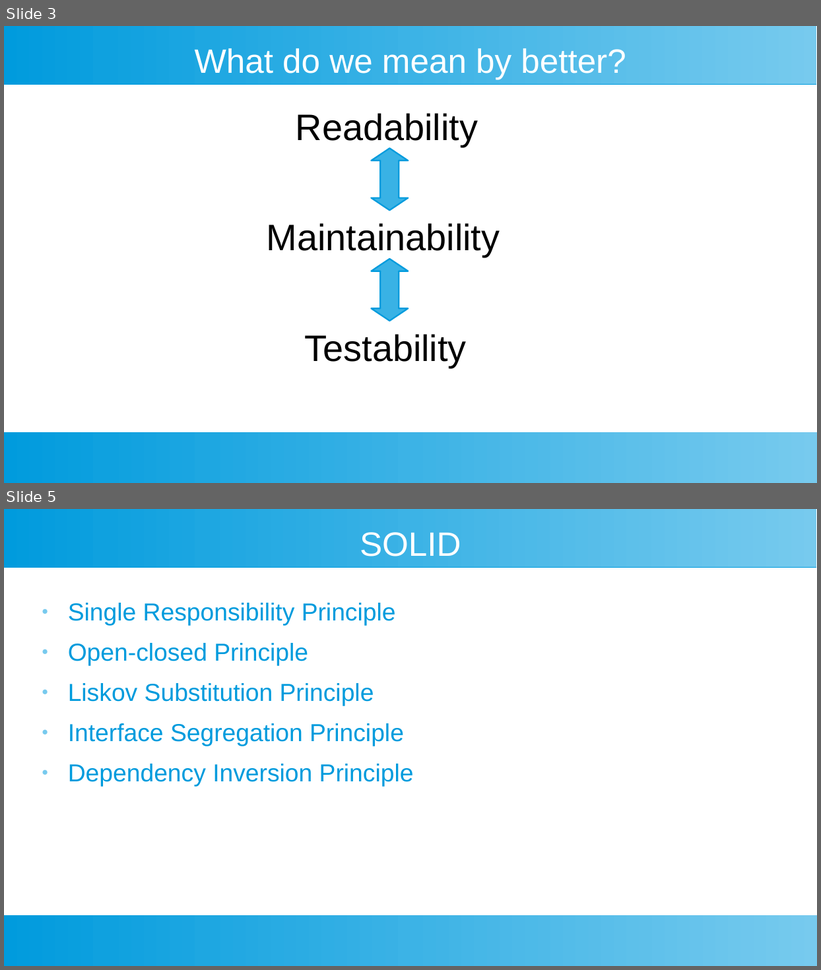
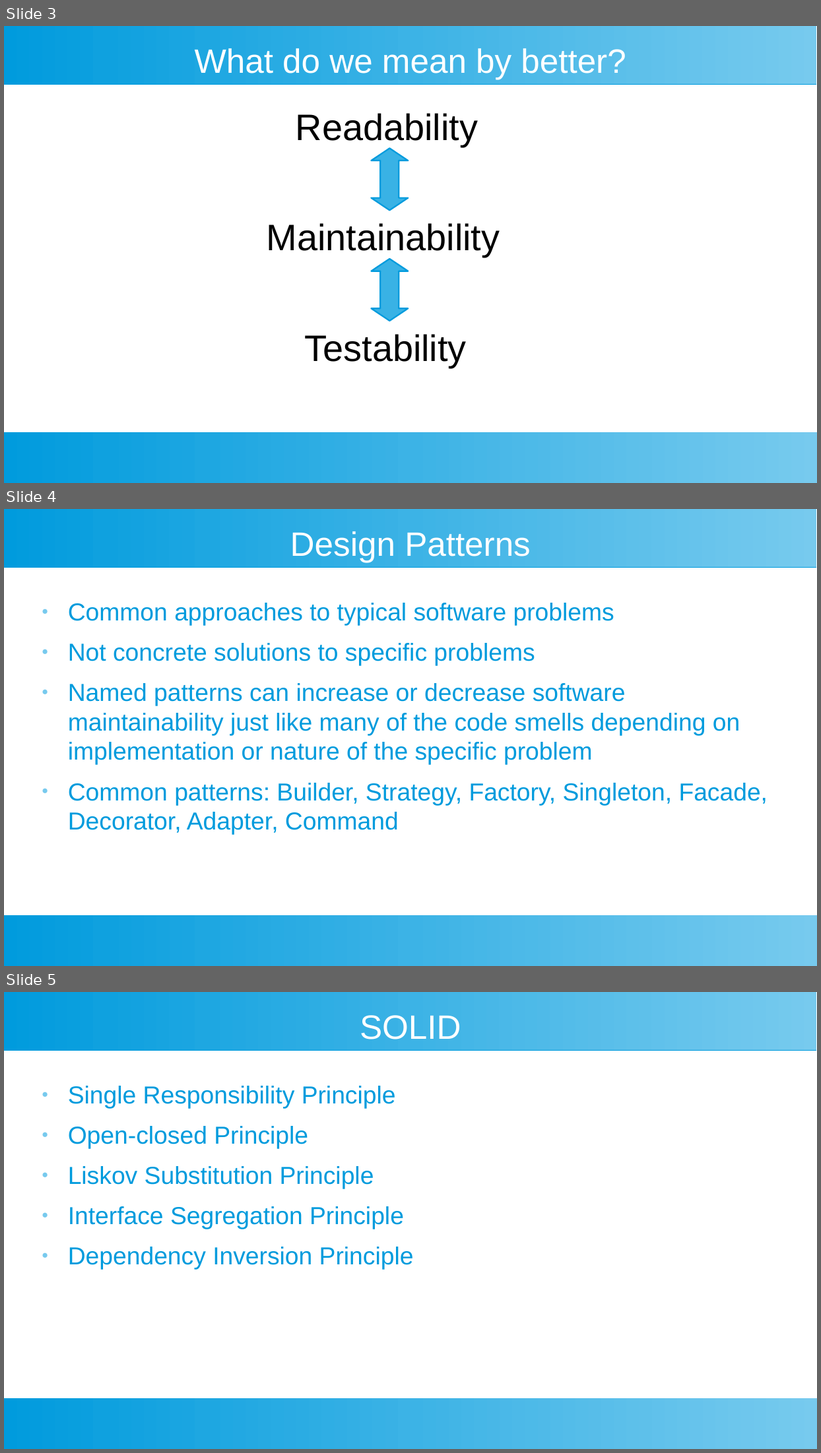
Before and after one commit to SmithE65/Refactoring, a slide deck: docs/cinnug.odp. Shown one above the other, each under a label of ours: slides 3 and 5 before the commit, slides 3, 4 and 5 after it; the slides between them are not shown. The pictures are 821x970 and 821x1453 pixels, drawn with LibreOffice and Linux fonts; fonts in the diff are those of the drawing. Boxes give left, top, right and bottom in pixels: in the first picture for what was removed or moved away, otherwise in the second. Text is boxed around its words. In the diff, an @@ line names an element or a change of style, - is before the commit and + after.

```diff
--- a/docs/cinnug.odp
+++ b/docs/cinnug.odp
@@ slide 4 added at [4, 509, 817, 966], background #FFFFFF; not listed: 2 template elements that a slide beside it also shows @@
@@ title added at [290, 531, 531, 562], 33 pt, text #FFFFFF @@
+Design Patterns
@@ text added at [68, 603, 768, 835], 24 pt, text #009BDD @@
+● Common approaches to typical software problems
+● Not concrete solutions to specific problems
+● Named patterns can increase or decrease software maintainability just like many of the code smells depending on implementation or nature of the specific problem
+● Common patterns: Builder, Strategy, Factory, Singleton, Facade, Decorator, Adapter, Command
```
Also in this commit, not shown: 1 slide removed, 9 other files.
